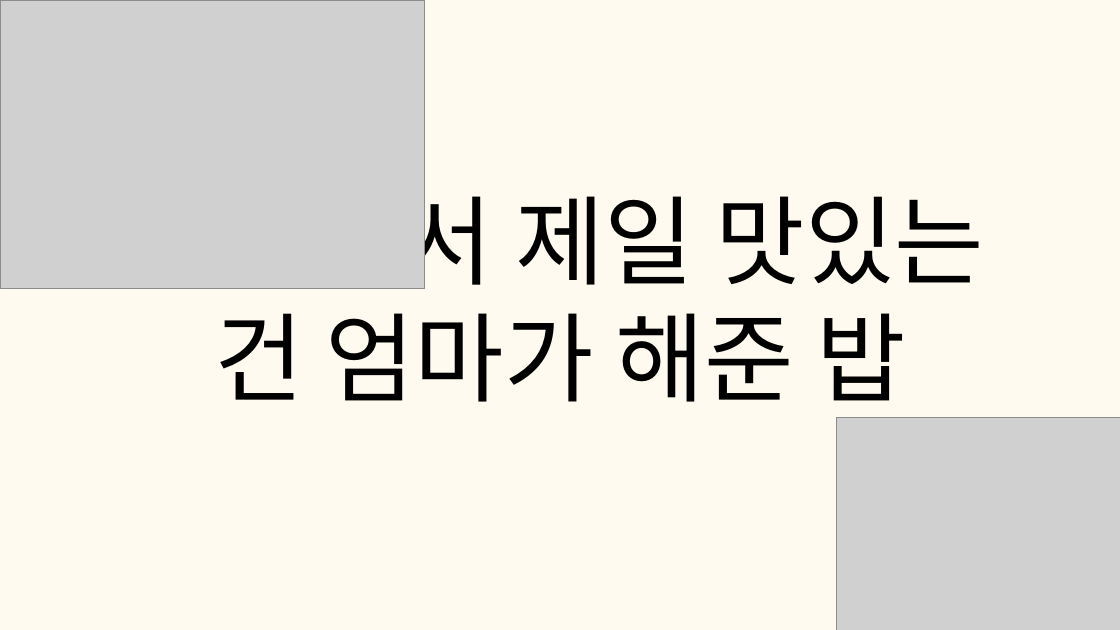
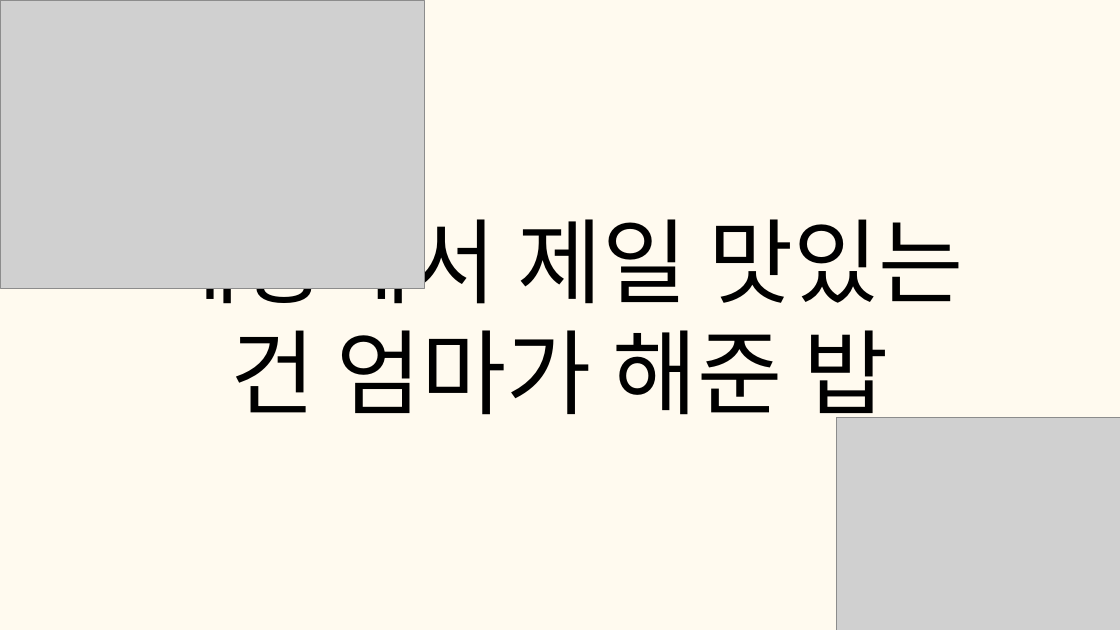
Before and after one commit to tkdgns25300/sunday_play, a slide deck: slide 12 of public/downloads/games/ai-answer/rules.pptx. Drawn at 1120x630 pixels with LibreOffice and Linux fonts; fonts in the diff are those of the drawing; grey boxes stand for pictures. Boxes give left, top, right and bottom in pixels: in the first picture for what was removed or moved away, otherwise in the second. Text is boxed around its words. In the diff, an @@ line names an element or a change of style, - is before the commit and + after.

```diff
--- a/public/downloads/games/ai-answer/rules.pptx
+++ b/public/downloads/games/ai-answer/rules.pptx
@@ text "세상에서 제일 맛있는 건 엄마가 ...": place and size @@
-text "세상에서 제일 맛있는 건 엄마가 ..." at (136,179,984,418)
+text "세상에서 제일 맛있는 건 엄마가 ..." at (156,202,963,430)
@@ text "세상에서 제일 맛있는 건 엄마가 ..." at (156,202,963,430): size 125 to 119 pt, font Arial to Noto Sans CJK KR; line spacing 150pt to 142.8pt @@
```
Also in this commit, not shown: 14 other slides changed, 3 other files.
